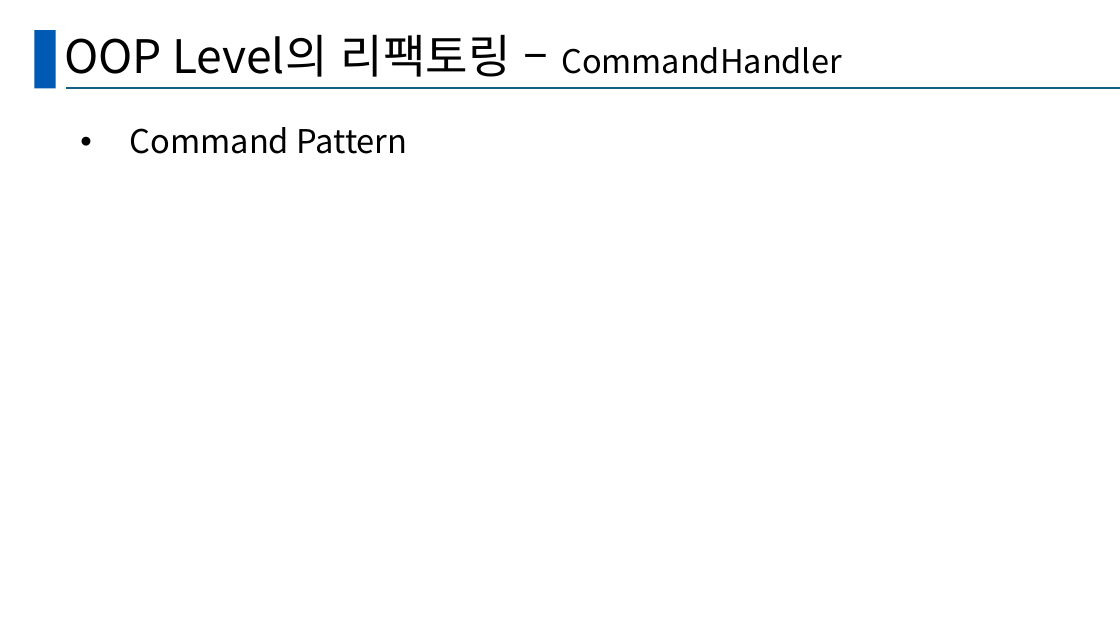
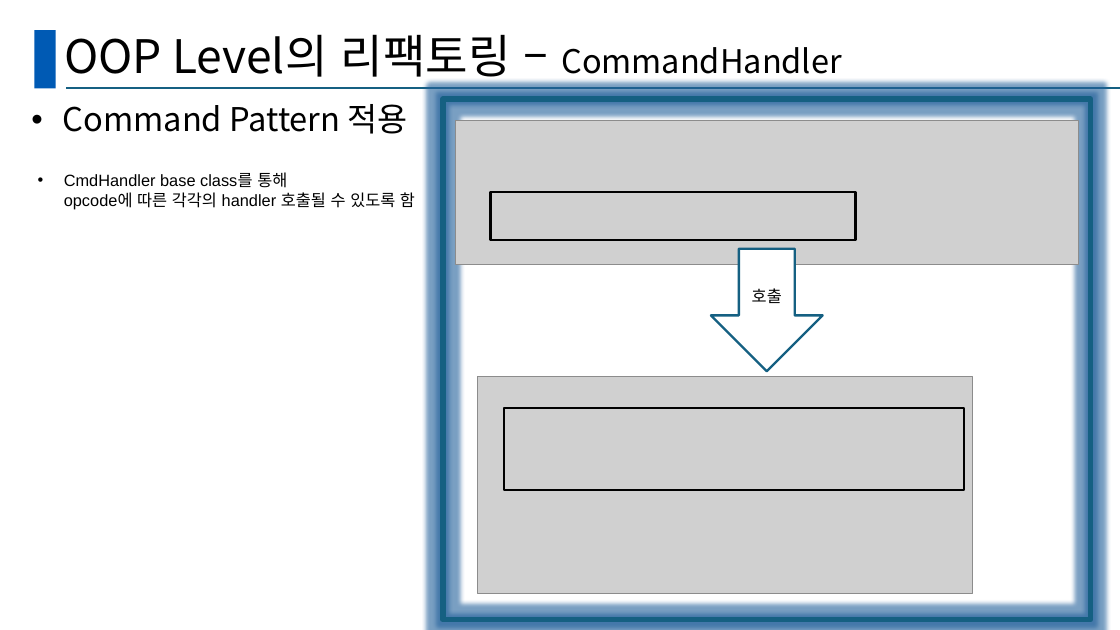
Before and after one commit to mhkim90/ssdproject-1234, a slide deck: slide 11 of 발표양식.pptx (slide 10 before the commit). Drawn at 1120x630 pixels with LibreOffice and Linux fonts; fonts in the diff are those of the drawing; grey boxes stand for pictures. Boxes give left, top, right and bottom in pixels: in the first picture for what was removed or moved away, otherwise in the second. Text is boxed around its words. In the diff, an @@ line names an element or a change of style, - is before the commit and + after.

```diff
--- a/발표양식.pptx
+++ b/발표양식.pptx
@@ text at [63, 104, 408, 134]: text changed @@
-• Command Pattern
+• Command Pattern 적용
@@ rectangle added at [443, 99, 1091, 620], outline #156082 4.5 pt @@
@@ picture added at [455, 120, 1079, 265] @@
@@ text added at [64, 172, 415, 209], 14 pt, text #000000 @@
+• CmdHandler base class를 통해
+  opcode에 따른 각각의 handler 호출될 수 있도록 함
@@ rectangle added at [491, 192, 856, 240], outline #000000 2 pt @@
@@ down arrow added at [711, 249, 823, 371], fill #FFFFFF, outline #156082 2 pt, 14 pt, text #000000 @@
+호출
@@ picture added at [477, 376, 973, 593] @@
@@ rectangle added at [504, 408, 964, 491], outline #000000 2 pt @@
```
Also in this commit, not shown: 5 other slides changed, 1 slide added, 1 slide removed.
